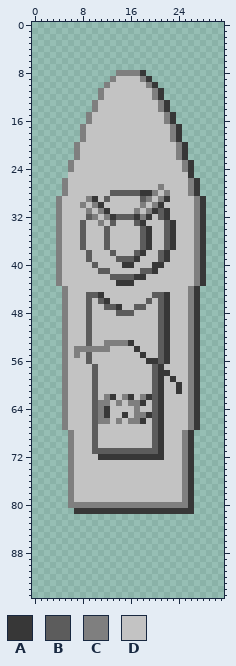
Two versions of one sprite sheet, app/static/img/Cruiser_vertical.png. Above, as it was before the edit.
The file is 32x96 pixels.
Palette (. is transparent): A #373737  B #5c5c5c  C #7f7f7f  D #c3c3c3
Pixels before (only the part around the change), first column x 0:
 4 ................................
 5 ................................
 6 ................................
 7 ................................
 8 ..............CCCCA.............
 9 .............CDDDDCA............
10 ............CDDDDDDCA...........
11 ...........CDDDDDDDDCA..........
12 ...........CDDDDDDDDCA..........
13 ..........CDDDDDDDDDDCA.........
14 ..........CDDDDDDDDDDCA.........
15 .........CDDDDDDDDDDDDCA........
16 .........CDDDDDDDDDDDDCA........
17 ........CDDDDDDDDDDDDDDCA.......
18 ........CDDDDDDDDDDDDDDCA.......
19 ........CDDDDDDDDDDDDDDCA.......
20 .......CDDDDDDDDDDDDDDDDCA......
21 .......CDDDDDDDDDDDDDDDDCA......
22 .......CDDDDDDDDDDDDDDDDCA......
23 ......CDDDDDDDDDDDDDDDDDDCA.....
24 ......CDDDDDDDDDDDDDDDDDDCA.....
25 ......DDDDDDDDDDDDDDDDDDDDA.....
26 .....CDDDDDDDDDDDDDDDDDDDDCA....
27 .....CDDDDDDDDDDDDDDDCDDDDCA....
28 .....CDDDDDDDBBBBBAACDCDDDCA....
29 ....CDDDDCADBDDDDDBCDCADDDDCA...
30 ....CDDDCDCADDDDDDCDCADDDDDCA...
31 ....CDDDDCDCADDDDCDCABADDDDCA...
32 ....CDDDDBCDCABBBACADBADDDDCA...
33 ....CDDDBDDCDBDDDBADDDBADDDCA...
34 ....CDDDBDDDBDDDDDBADDBADDDCA...
35 ....CDDDBDDDBDDDDDBADDBADDDCA...
36 ....CDDDBDDDBDDDDDBADDBADDDCA...
37 ....CDDDBDDDBDDDDDBADDBADDDCA...
38 ....CDDDDBDDDBDDDBADDBADDDDCA...
39 ....CDDDDBDDDDBBBADDDBADDDDCA...
40 ....CDDDDDBDDDDAADDDAADDDDDCA...
41 ....CDDDDDDBBDDDDDBBADDDDDDCA...
42 ....CDDDDDDDDBBBBAADDDDDDDDCA...
43 ....CDDDDDDDDDAAADDDDDDDDDDCA...
44 .....CDDDDDDDDDDDDDDDDDDDDCA....
45 .....CDDDBBADDDDDDDDBBADDDCA....
46 .....CDDDBDBADDDDDDBDBADDDCA....
47 .....CDDDBDDBBADDBBDDBADDDCA....
48 .....CDDDBDDDDBBBDDDDBADDDCA....
49 .....CDDDBDDDDDDDDDDDBADDDCA....
50 .....CDDDBDDDDDDDDDDDBADDDCA....
51 .....CDDDBDDDDDDDDDDDBADDDCA....
52 .....CDDDBDDDDDDDDDDDBADDDCA....
53 .....CDDDBDDCCCCADDDDBADDDCA....
54 .....CDCCCCCCDDDDADDDBADDDCA....
55 .....CDCDBDDDDDDDDADDBADDDCA....
56 .....CDDDBDDDDDDDDDAABADDDCA....
57 .....CDDDDBDDDDDDDDDBADDDDCA....
58 .....CDDDDBDDDDDDDDDBAADDDCA....
59 .....CDDDDBDDDDDDDDDBADADDCA....
60 .....CDDDDBDDDDDDDDDBADDADCA....
61 .....CDDDDBDDDDDDDDDBADDADCA....
62 .....CDDDDBDCADCADCABADDDDCA....
63 .....CDDDDBCCDCDCCADBADDDDCA....
64 .....CDDDDBCADDDDCDDBADDDDCA....
65 .....CDDDDBCADDADCCABADDDDCA....
66 .....CDDDDBCCDCDCCADBADDDDCA....
67 .....CDDDDBDDDDDDDDDBADDDDCA....
68 ......CDDDBDDDDDDDDDBADDDCA.....
69 ......CDDDBDDDDDDDDDBADDDCA.....
70 ......CDDDBDDDDDDDDDBADDDCA.....
71 ......CDDDBBBBBBBBBBBADDDCA.....
72 ......CDDDDAAAAAAAAAAADDDCA.....
73 ......CDDDDDDDDDDDDDDDDDDCA.....
74 ......CDDDDDDDDDDDDDDDDDDCA.....
75 ......CDDDDDDDDDDDDDDDDDDCA.....
76 ......CDDDDDDDDDDDDDDDDDDCA.....
77 ......CDDDDDDDDDDDDDDDDDDCA.....
78 ......CDDDDDDDDDDDDDDDDDDCA.....
79 ......CDDDDDDDDDDDDDDDDDDCA.....
80 ......CCCCCCCCCCCCCCCCCCCCA.....
81 .......AAAAAAAAAAAAAAAAAAAA.....
82 ................................
83 ................................
84 ................................
85 ................................
86 ................................
87 ................................
88 ................................
89 ................................
90 ................................
91 ................................
92 ................................
93 ................................
94 ................................
95 ................................
The result:
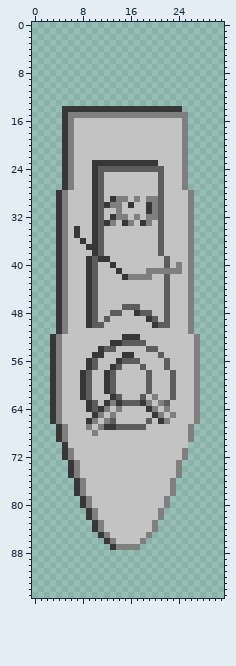
Change:
Changed rows in their new state; - is an unchanged pixel.
first column x 3:
 8 -----------.....----------
 9 ----------.......---------
10 ---------.........--------
11 --------...........-------
12 --------...........-------
13 -------.............------
14 --AAAAAAAAAAAAAAAAA-AA----
15 --ACCC-CCCCCCCCCCCC-CCC---
16 --ACDDD------------DDDC---
17 --ACDD--------------DDC---
18 --ACDD--------------DDC---
19 --ACDD--------------DDC---
20 --ACD----------------DC---
21 --ACD----------------DC---
22 --ACD----------------DC---
23 --A----AAAAAAAAAAA-----.--
24 --A----ABBBBBBBBBBB----.--
25 --AC---AB---------B---C.--
26 --AC---AB---------B---C..-
27 --AC---AB---------B---C..-
28 -A-----AB-DDDDDDDDBD----.-
29 -AC---D-BDACC-CD-CBD---C..
30 -AC--D-ABACC-A-DA-B----C..
31 -AC---DABD-C--D-AC-D---C..
32 -AC---DABD-CCDCDCC-D---C..
33 -AC--D-ABAC-ACD-C-BDD--C..
34 -AC-AD-ABD-----DD-BDD--C..
35 -AC-AD-ABD-----DD-BDD--C..
36 -AC--A-ABD-----DD-BDD--C..
37 -AC--DAABD-----DD-BDD--C..
38 -AC---DAB-D---DD---D---C..
39 -AC---ABAA-DDDD---DB---C..
40 -AC---A---A-DD---DDB-C-C..
41 -AC---ABDD-A---DCCCCCC-C..
42 -AC---AB--DDACCCC--B---C..
43 -AC---AB---DDD-----B---C..
44 -A----AB-----------B----.-
45 -A----A-D--------DDB----.-
46 -A----ABDD------D-DB----.-
47 -A----AB-DDDBB-D--DB----.-
48 -A----AB--B-DDABB-DB----.-
49 -A----AB-B------ABDB----.-
50 -A----ABB--------A-B----.-
51 -A----D-----------DD----.-
52 ACD---D-----AAA---DD---DC-
53 ACD---D--DAABBBB--DD---DC-
54 ACD-DDDDABB---D-BBDD---DC-
55 ACD-D-DAA---AA-D---D---DC-
56 ACD---AB---ABBB-DDDB---DC-
57 ACD---A---AB---B-DDB---DC-
58 ACD--ABD-AB-----BDDDB--DC-
59 ACD--ABD-AB-----BDD-B--DC-
60 ACD--ABD-AB-----BDD-BD-DC-
61 ACD--ABD-AB-----BDD-BD-DC-
62 ACD--ABD-D-BDD-BDCD-B--DC-
63 ACD---A-DACABBB-CDCB---DC-
64 ACD---A-AC-C--D-ACDC---DC-
65 ACD----A-DC-D-DDDAC-C--DC-
66 ACD---ACD-BD-DDDBD-C---DC-
67 -A----CDCAABBBBB-DD-----.-
68 -ACD---C---------DD---DC--
69 -ACD---D---------DD---DC--
70 --AD---D---------DD---D.--
71 --A----DDDDDDDDDDDD----.--
72 --A-----DDDDDDDDDDD----.--
73 ---AC----------------C..--
74 ---AC----------------C..--
75 ---AC----------------C..--
76 ---.AC--------------C...--
77 ---.AC--------------C...--
78 ---.AC--------------C...--
79 ---..AC------------C....--
80 ---..A-DDDDDDDDDDDD-....--
81 ----..-CDDDDDDDDDDC.....--
82 ------ACDDDDDDDDDDC-------
83 -------ACDDDDDDDDC--------
84 -------ACDDDDDDDDC--------
85 --------ACDDDDDDC---------
86 ---------ACDDDDC----------
87 ----------ACCCC-----------
Boxes around the changes in both pictures, in picture pixels (x1, y1, x2, y2):
changed: (50, 70, 206, 550)
